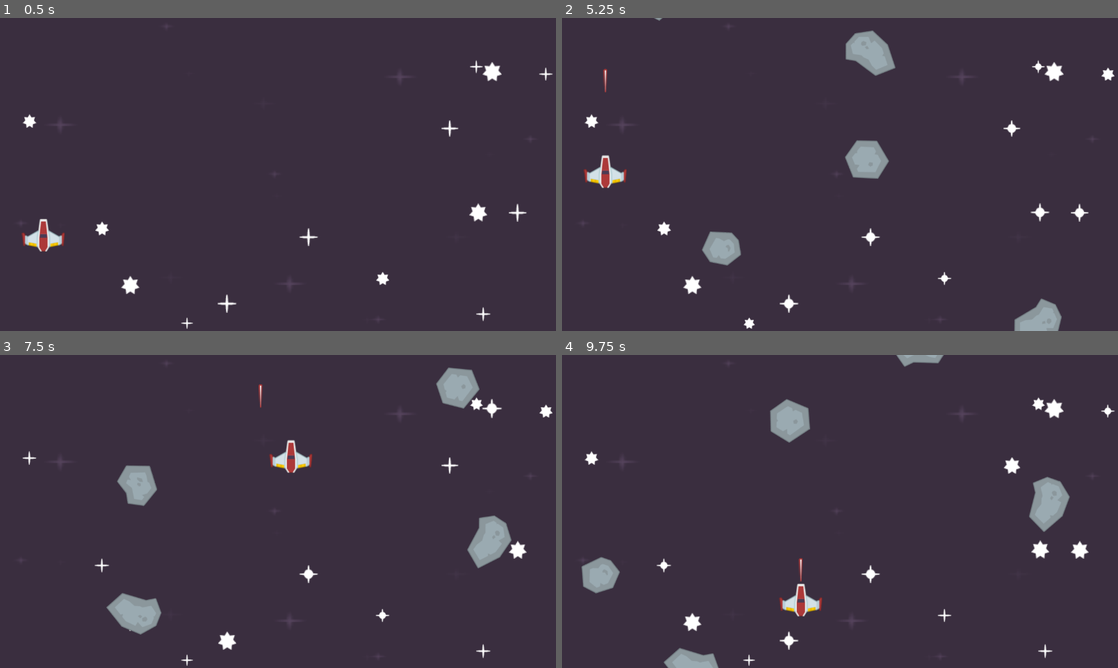
Above: before the commit, frames 1-4 (two rows, left to right).
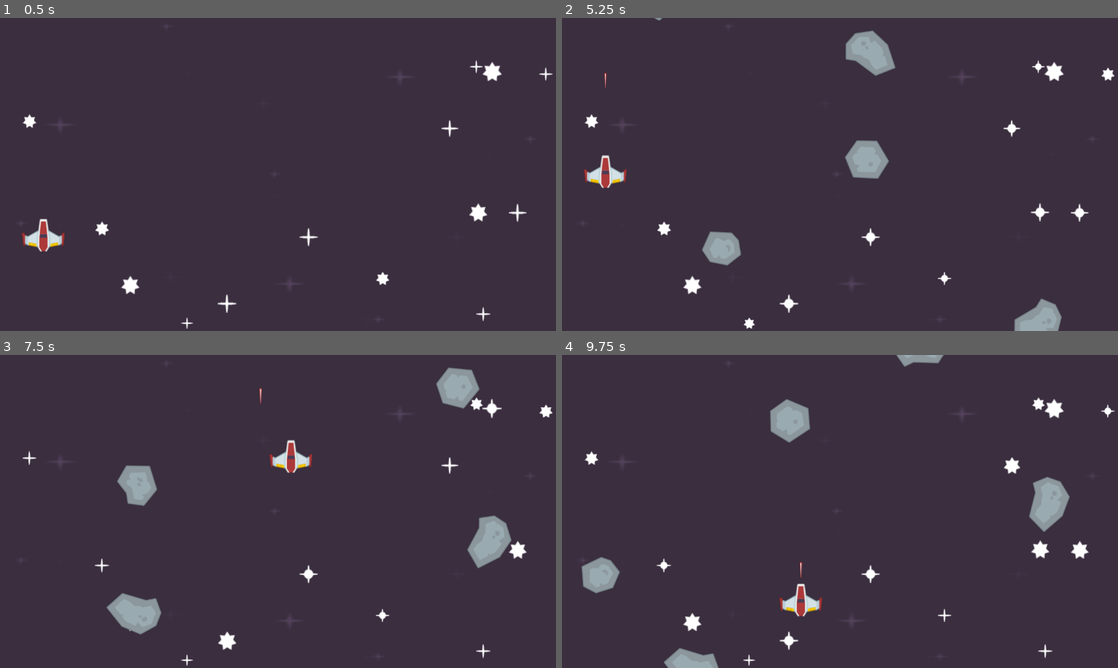
Above: after the commit, the same moments.

Repository: ericjohnadamos/space_shooter
Game: Godot game, scene res://Scene/level.tscn
The game is run twice, just before and just after one commit, with the same random seed, the same clock (stepped at 60 frames per second) and the same inputs.
Inputs (mouse positions are in pixels of both pictures, inside the frame that each line leads up to):
- Up to frame 1 (0.5 s): no input
- Up to frame 2 (5.25 s): tap Enter at 0.5, 1.35, 3.6 s; move the mouse to (962, 158) at 0.52 s; hold Right (right) 0.53-1.28 s; tap Space (shoot) at 0.6, 2.85, 5.1 s; click (962, 158) at 0.67 s; move the mouse to (728, 190) at 1.27 s; hold Down (down) 1.28-2.03 s; move the mouse to (895, 105) at 2.02 s; hold Right (right) 2.03-2.78 s; tap F at 2.1, 4.35 s; move the mouse to (812, 237) at 2.77 s; hold Up (up) 2.78-3.53 s; click (812, 237) at 2.92 s; move the mouse to (1006, 221) at 3.52 s; hold Left (left) 3.53-5.03 s; move the mouse to (673, 127) at 4.27 s; move the mouse to (867, 174) at 5.02 s; hold Down (down) from 5.03 s (still down); click (867, 174) at 5.17 s
- Up to frame 3 (7.5 s): move the mouse to (194, 433) at 5.77 s; release Down (down) at 5.78 s; hold Right (right) 5.78-6.53 s; tap Enter at 5.85 s; move the mouse to (400, 495) at 6.52 s; hold Up (up) 6.53-7.28 s; tap F at 6.6 s; move the mouse to (166, 527) at 7.27 s; hold Right (right) from 7.28 s (still down); tap Space (shoot) at 7.35 s; click (166, 527) at 7.42 s
- Up to frame 4 (9.75 s): move the mouse to (895, 442) at 8.02 s; release Right (right) at 8.03 s; hold Down (down) 8.03-8.78 s; tap Enter at 8.1 s; move the mouse to (812, 574) at 8.77 s; hold Left (left) 8.78-9.53 s; tap F at 8.85 s; move the mouse to (1006, 558) at 9.52 s; hold Up (up) from 9.53 s (still down); tap Space (shoot) at 9.6 s; click (1006, 558) at 9.67 s

Frame 1 is identical in both runs. In frame 2, less than 0.1% of the frame differs, in the area x 7-9%, y 16-24%; in frame 3, less than 0.1%; in frame 4, less than 0.1%.

Commit message:
Implement tween on lasers to have a some sort of animation

Diff:
--- a/Scene/laser.gd
+++ b/Scene/laser.gd
@@ -2,5 +2,9 @@
 
 @export var speed := 600
 
+func _ready() -> void:
+	var tween := create_tween();
+	tween.tween_property($Sprite2D, 'scale', Vector2(1, 1), 0.2).from(Vector2(0, 0))
+
 func _process(delta: float) -> void:
 	position.y -= speed * delta;
